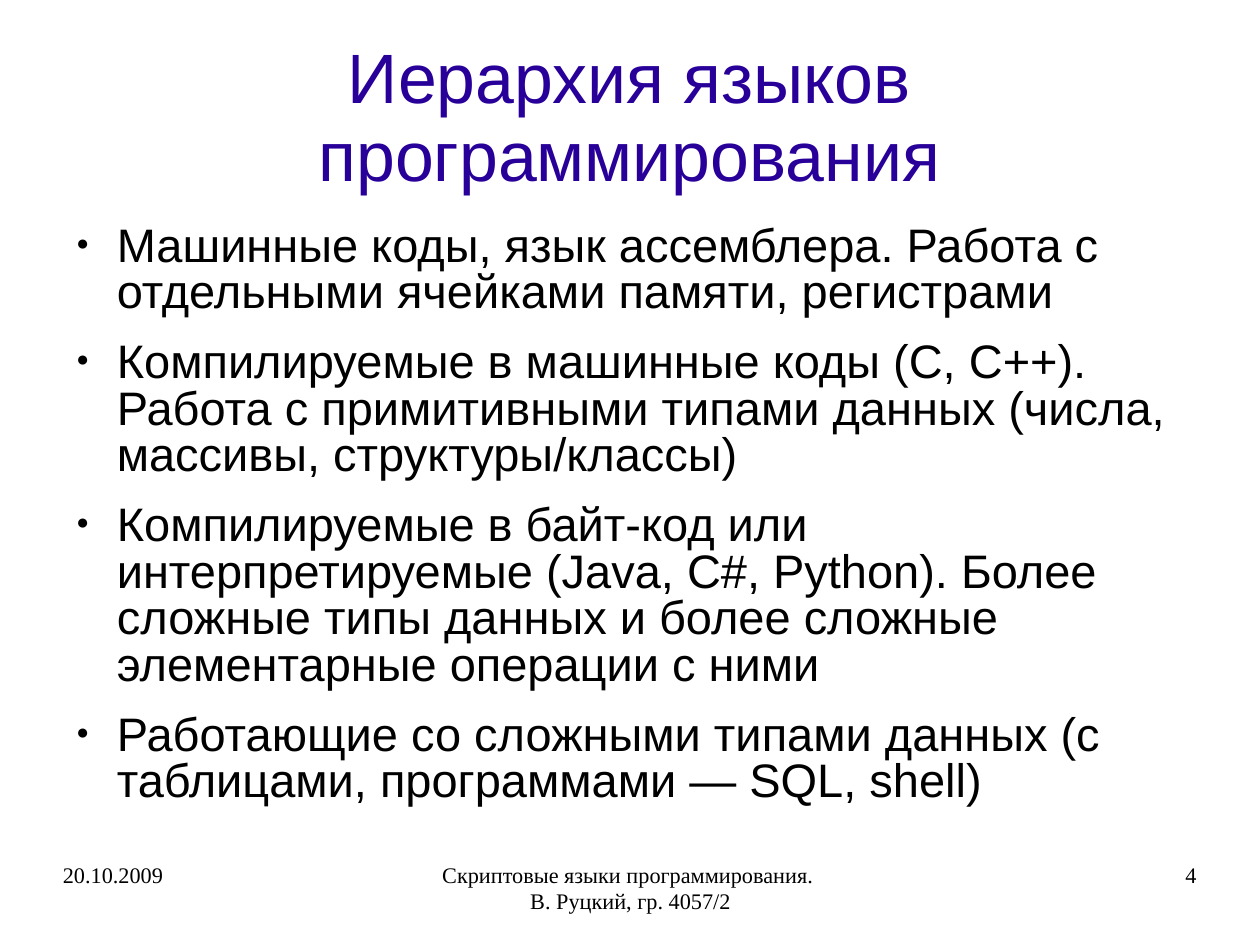
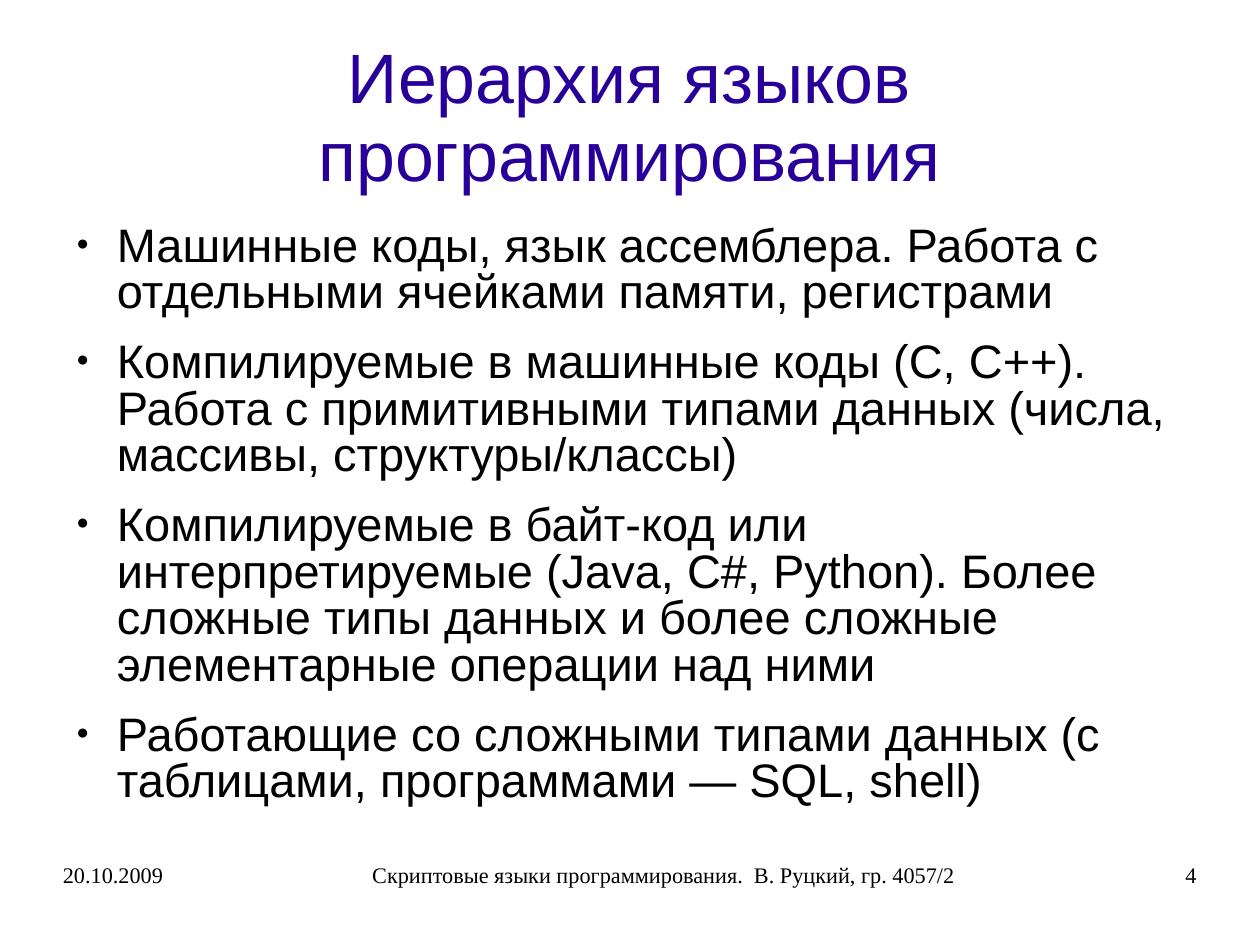
Before and after one commit to rutsky/semester07, a slide deck: slide 4 of Operation_systems/scripting_languages/40572_Rutsky_Scripting_languages.ppt. Drawn at 1260x945 pixels with LibreOffice and Linux fonts; fonts in the diff are those of the drawing. Boxes give left, top, right and bottom in pixels: in the first picture for what was removed or moved away, otherwise in the second. Text is boxed around its words. In the diff, an @@ line names an element or a change of style, - is before the commit and + after.

```diff
--- a/Operation_systems/scripting_languages/40572_Rutsky_Scripting_languages.ppt
+++ b/Operation_systems/scripting_languages/40572_Rutsky_Scripting_languages.ppt
@@ text at <box>117,506,1097,690</box>: text changed @@
-● Компилируемые в байт-код или интерпретируемые (Java, C#, Python). Более сложные типы данных и более сложные элементарные операции с ними
+● Компилируемые в байт-код или интерпретируемые (Java, C#, Python). Более сложные типы данных и более сложные элементарные операции над ними
@@ text "Скриптовые языки программирования. В. Руцкий, ..." rewrapped from <box>442,868,812,914</box> to <box>372,867,954,888</box> @@
```
Also in this commit, not shown: 39 other slides changed, 31 slides added, 1 other file.
